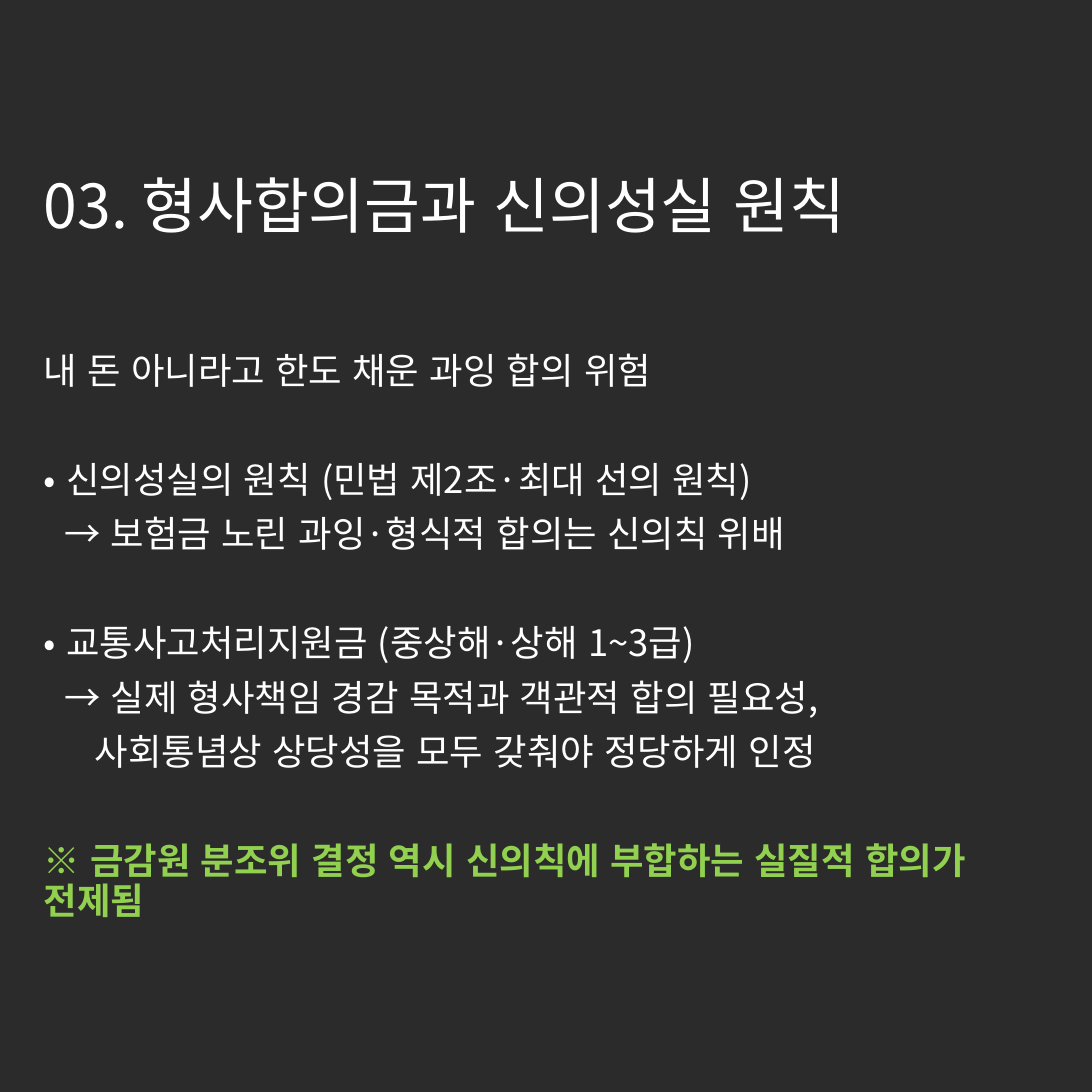
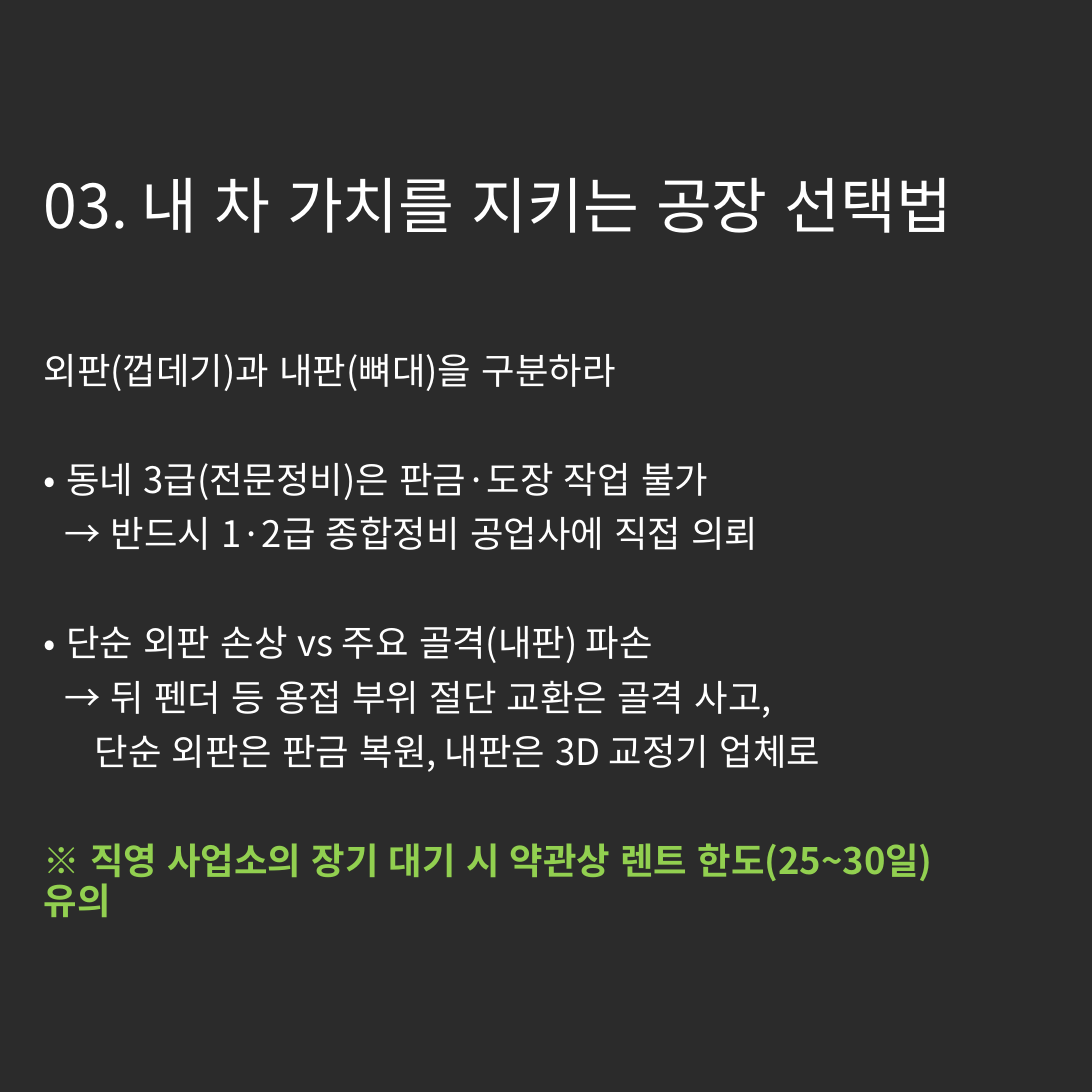
Before and after one commit to tladjuster00000029/brunch-SNS--auto, a slide deck: slide 4 of posts/images/generated_cards.pptx. Drawn at 1092x1092 pixels with LibreOffice and Linux fonts; fonts in the diff are those of the drawing; background and template pictures are left out; a plain dark background stands for a picture behind light text. Boxes give left, top, right and bottom in pixels: in the first picture for what was removed or moved away, otherwise in the second. Text is boxed around its words. In the diff, an @@ line names an element or a change of style, - is before the commit and + after.

```diff
--- a/posts/images/generated_cards.pptx
+++ b/posts/images/generated_cards.pptx
@@ title at (x1=44, y1=178, x2=952, y2=233): text changed @@
-03. 형사합의금과 신의성실 원칙
+03. 내 차 가치를 지키는 공장 선택법
@@ subtitle at (x1=44, y1=354, x2=933, y2=918): text changed @@
-내 돈 아니라고 한도 채운 과잉 합의 위험
-• 신의성실의 원칙 (민법 제2조·최대 선의 원칙)
-→ 보험금 노린 과잉·형식적 합의는 신의칙 위배
-• 교통사고처리지원금 (중상해·상해 1~3급)
-→ 실제 형사책임 경감 목적과 객관적 합의 필요성,
-사회통념상 상당성을 모두 갖춰야 정당하게 인정
-※ 금감원 분조위 결정 역시 신의칙에 부합하는 실질적 합의가 전제됨
+외판(껍데기)과 내판(뼈대)을 구분하라
+• 동네 3급(전문정비)은 판금·도장 작업 불가
+→ 반드시 1·2급 종합정비 공업사에 직접 의뢰
+• 단순 외판 손상 vs 주요 골격(내판) 파손
+→ 뒤 펜더 등 용접 부위 절단 교환은 골격 사고,
+단순 외판은 판금 복원, 내판은 3D 교정기 업체로
+※ 직영 사업소의 장기 대기 시 약관상 렌트 한도(25~30일) 유의
```
Also in this commit, not shown: 3 other slides changed, 1 slide added, 1 slide removed, 7 other files.
